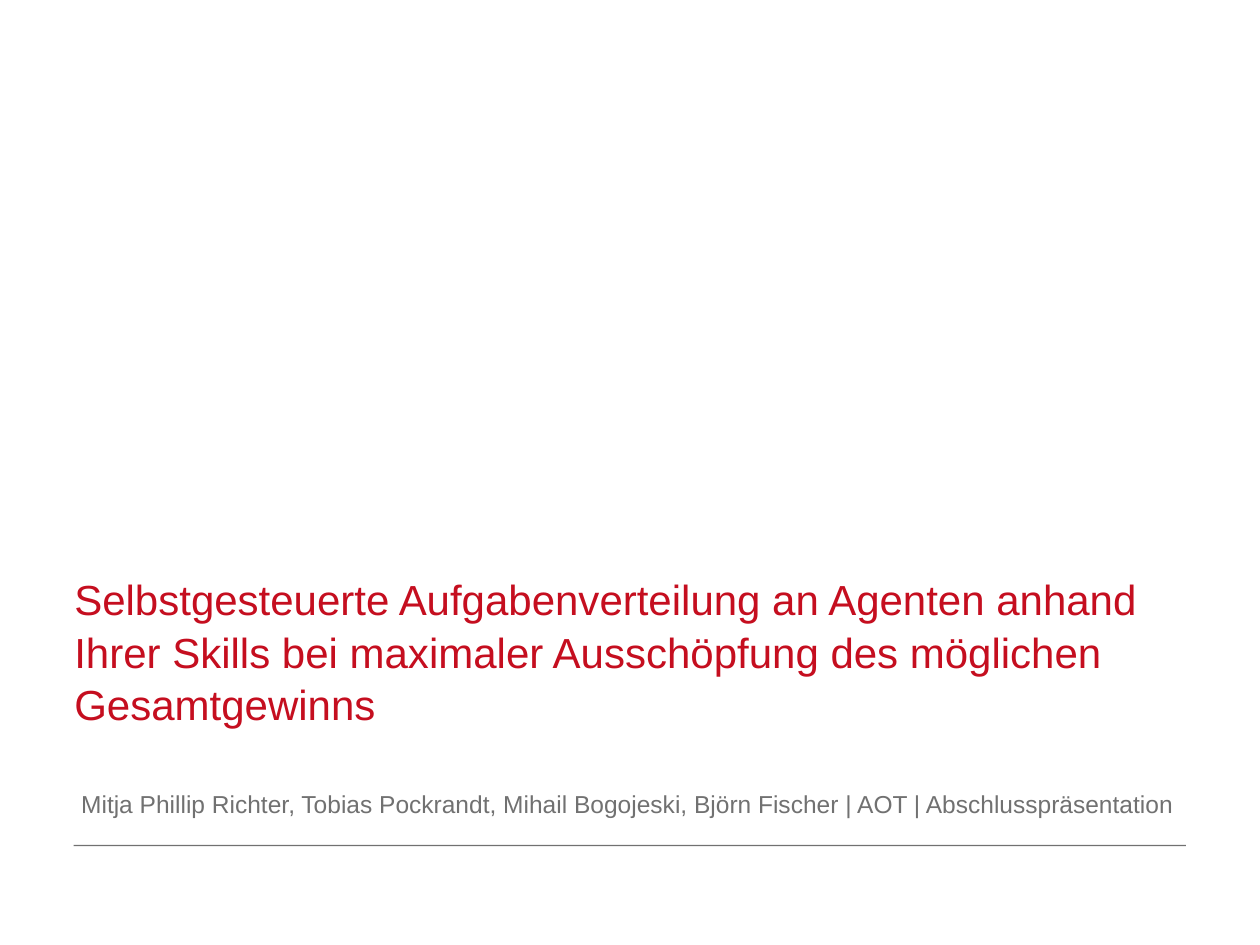
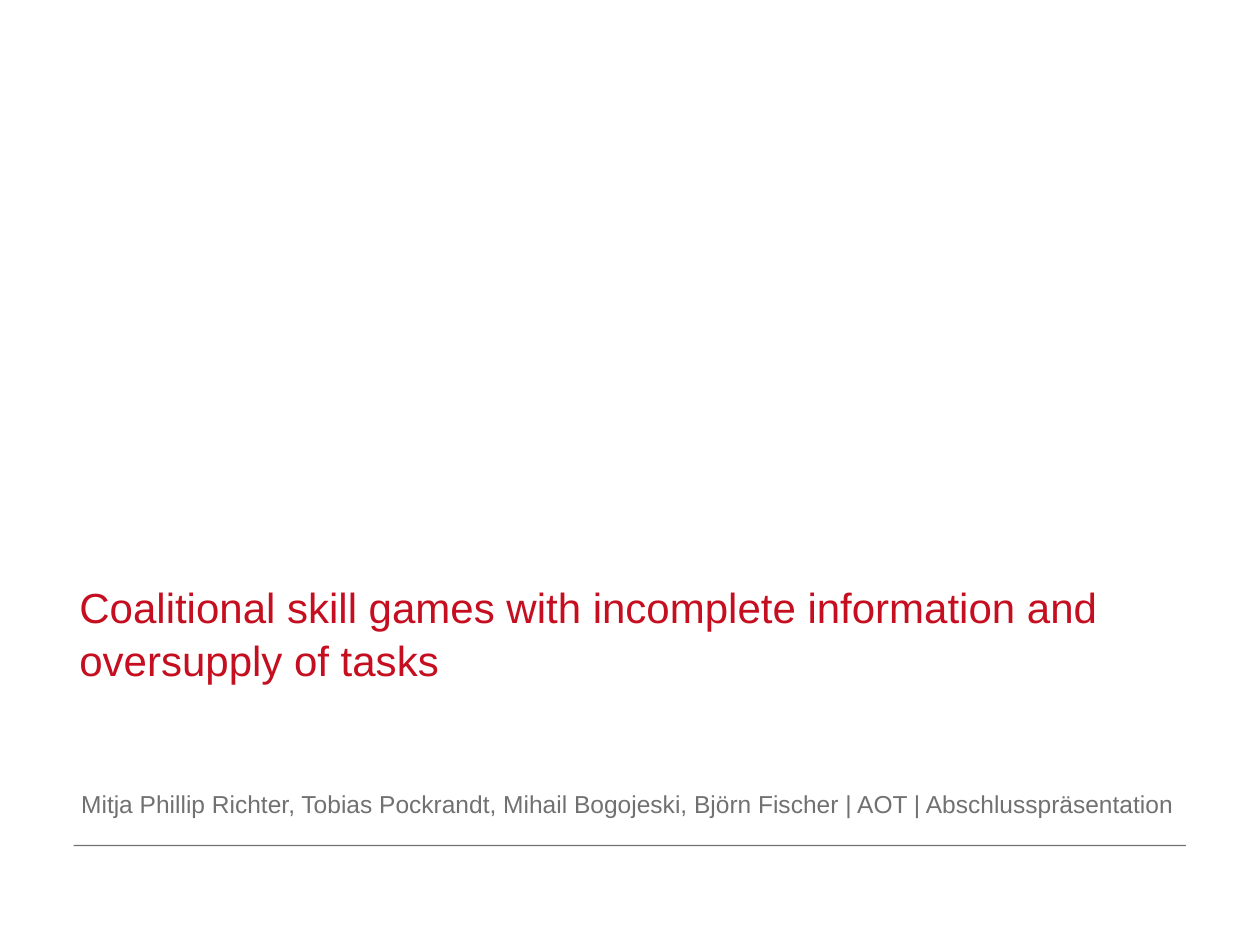
Before and after one commit to MFizz/AiF, a slide deck: slide 1 of Abschluss/Abschluss.odp. Drawn at 1260x945 pixels with LibreOffice and Linux fonts; fonts in the diff are those of the drawing; background and template pictures are left out. Boxes give left, top, right and bottom in pixels: in the first picture for what was removed or moved away, otherwise in the second. Text is boxed around its words. In the diff, an @@ line names an element or a change of style, - is before the commit and + after.

```diff
--- a/Abschluss/Abschluss.odp
+++ b/Abschluss/Abschluss.odp
@@ title at box(79, 592, 1097, 684): text changed @@
-Selbstgesteuerte Aufgabenverteilung an Agenten anhand Ihrer Skills bei maximaler Ausschöpfung des möglichen Gesamtgewinns
+Coalitional skill games with incomplete information and oversupply of tasks
```
Also in this commit, not shown: 3 other slides changed, 8 slides added, 8 slides removed.
